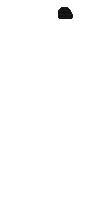
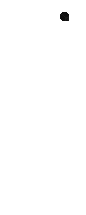
Layered file, before and after one edit (86 × 215). Changes by layer:
renamed "Layer" to "Layer #2", painted on it over [58, 7, 73, 21]
